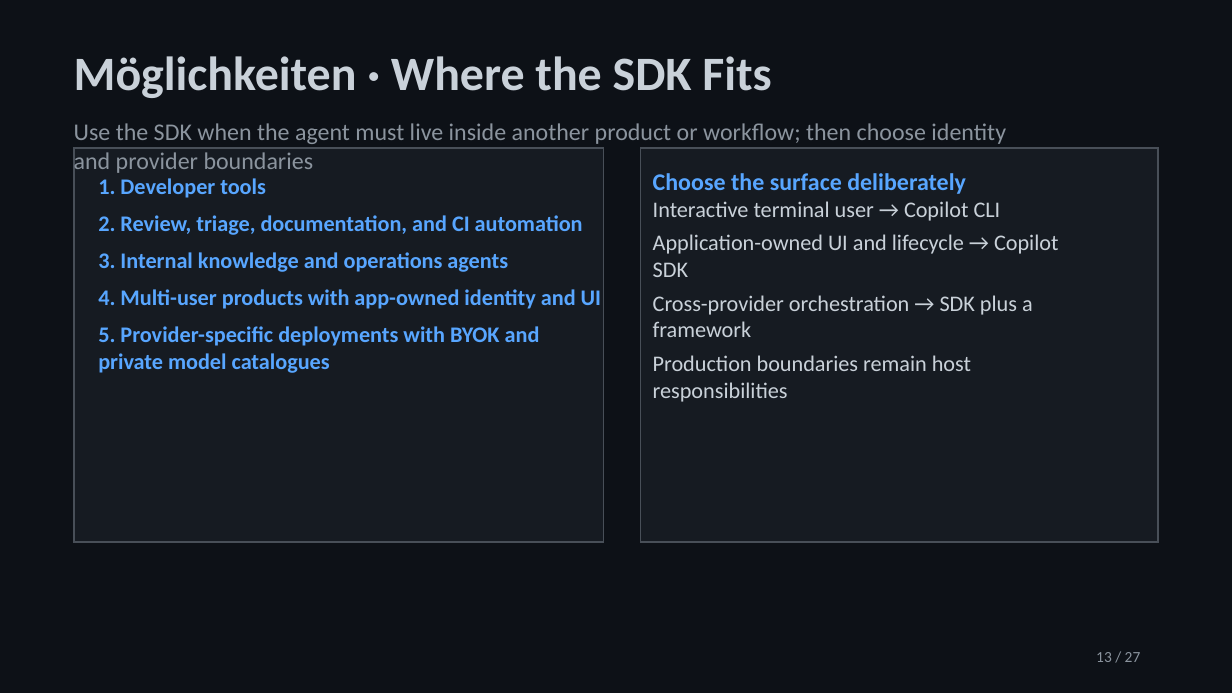
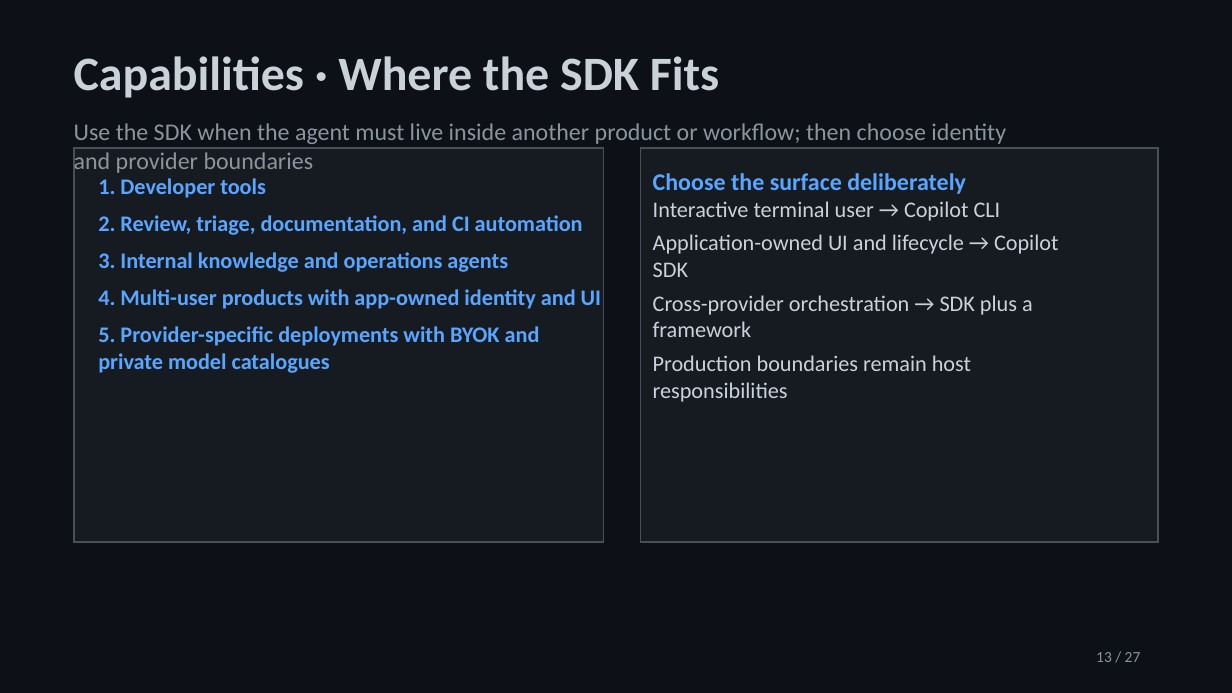
Before and after one commit to jeffrey-groneberg/ghcp_sdk, a slide deck: slide 13 of GitHub-Copilot-SDK.pptx. Drawn at 1232x693 pixels with LibreOffice and Linux fonts; fonts in the diff are those of the drawing. Boxes give left, top, right and bottom in pixels: in the first picture for what was removed or moved away, otherwise in the second. Text is boxed around its words. In the diff, an @@ line names an element or a change of style, - is before the commit and + after.

```diff
--- a/GitHub-Copilot-SDK.pptx
+++ b/GitHub-Copilot-SDK.pptx
@@ text at bbox=[74, 56, 719, 98]: text changed @@
-Möglichkeiten · Where the SDK Fits
+Capabilities · Where the SDK Fits
```
Also in this commit, not shown: 10 other slides changed, 1 other file.
